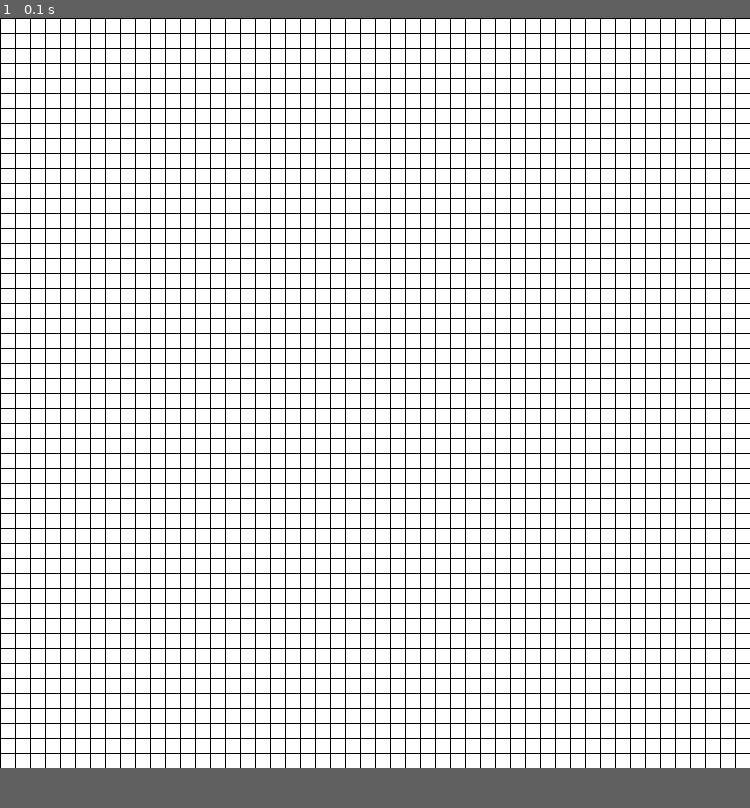
Above: before the commit, frame 1.
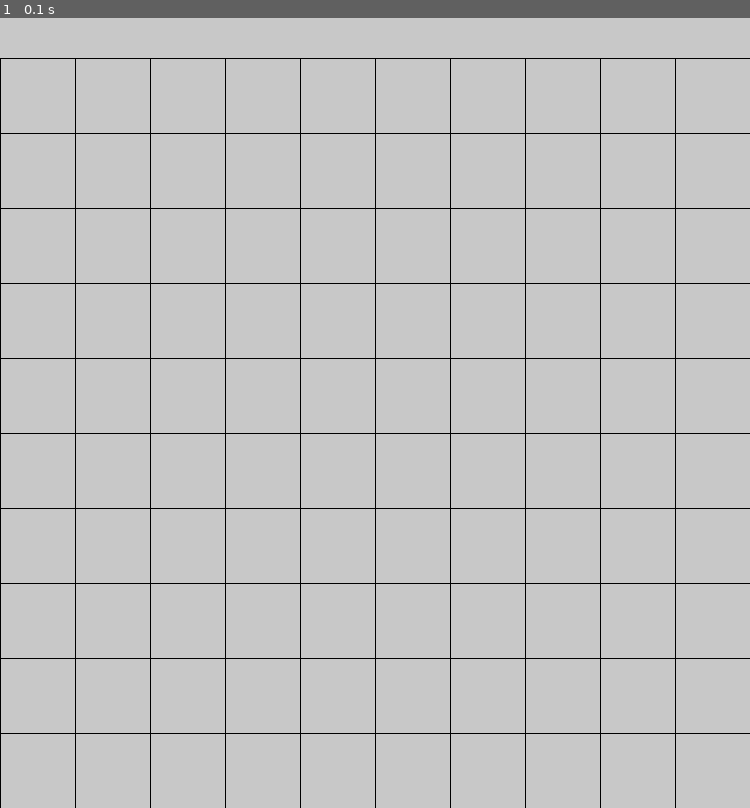
Above: after the commit, the same moment.

Repository: chenxk619/test
Game: pygame game, started from minesweeper.py
Same seed, same stepped clock (60 frames per second), same inputs: the game is played once before the commit and once after it.
Inputs:
- Up to frame 1 (0.1 s): no input
In our replay, the window is 750x750 before the commit and 750x790 after it. These sizes can differ from the game's own. Grey fills any space a smaller window leaves; there, only what the larger window draws over its background counts as a difference.

The runs differ from the first frame. In frame 1, 94% of the frame differs, in the area x 0-100%, y 0-100%.

Commit message:
Update minesweeper.py

Diff:
--- a/minesweeper.py
+++ b/minesweeper.py
@@ -3,11 +3,13 @@
 import numpy
 import time
 
+#  Ok, so board size is a bit of a headache. Board should be 750 by 750, but i want the grid to be 15,30,50
+#depending on difficultly
 class Board:
-	def __init__(self, grid_size):
+	def __init__(self, grid_size, resoultion):
 		self.grid = grid_size
-		self.multiplier = 15
-		self.content = numpy.zeros((self.grid, self.grid))
+		self.multiplier = resoultion // grid_size
+		self.content = numpy.zeros((grid_size, grid_size))
 
 class Grid:
 	def __init__(self, pos):
@@ -16,20 +18,22 @@
 		self.pos = pos
 
 
-def update(screen, board):
-	screen.fill((255,255,255))
+def update(screen, board, displacement):
+	screen_colour = 200
+
+	screen.fill((screen_colour, screen_colour, screen_colour))
 
 	colour = 0
 	for i in range(0, board.grid * board.multiplier + 1, board.multiplier):
 		# Draw horizontal lines
-		pygame.draw.line(screen, (colour, colour, colour), (i, 0), (i, board.grid * board.multiplier))
+		pygame.draw.line(screen, (colour, colour, colour), (i, displacement), (i, board.grid * board.multiplier + displacement))
 		# Draw vertical lines
-		pygame.draw.line(screen, (colour, colour, colour), (0, i), (board.grid * board.multiplier, i))
+		pygame.draw.line(screen, (colour, colour, colour), (0, i + displacement), (board.grid * board.multiplier, i + displacement))
 	pygame.display.update()
 
-def game(screen):
+def game(screen, width, displacement):
 	#The board size should be changed by the difficultly
-	board = Board(50)
+	board = Board(10, width)
 	start = True
 	unvisited = []
 	visited = []
@@ -53,7 +57,7 @@
 			mouse_pos = pygame.mouse.get_pos()
 			mouse_pos = [mouse_pos[0] // board.multiplier, mouse_pos[1] // board.multiplier]
 
-		update(screen, board)
+		update(screen, board, displacement)
 
 
 
@@ -61,10 +65,11 @@
 
 	pygame.init()
 	pygame.display.set_caption('Minesweeper')
-	size = width, height = 750, 750
+	displacement = 40
+	size = width, height = 750, 750 + displacement
 	Clock = pygame.time.Clock()
 	screen = pygame.display.set_mode(size)
-	game(screen)
+	game(screen, width, displacement)
 
 while __name__ == '__main__':
 	main()
